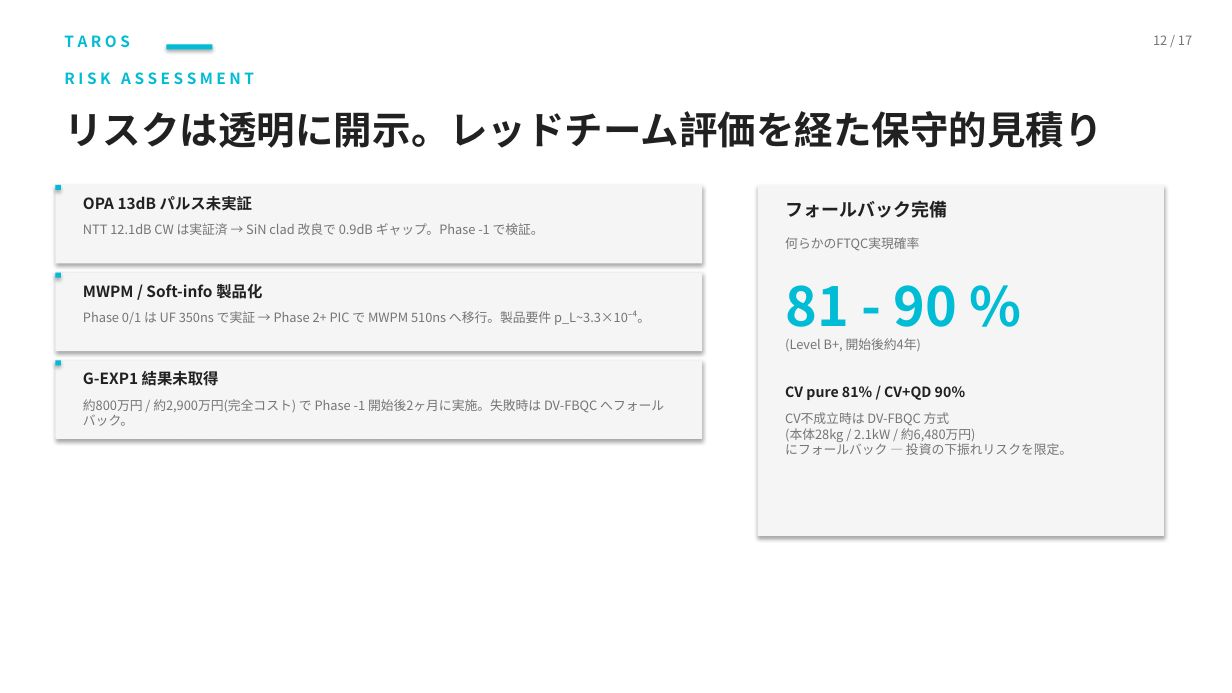
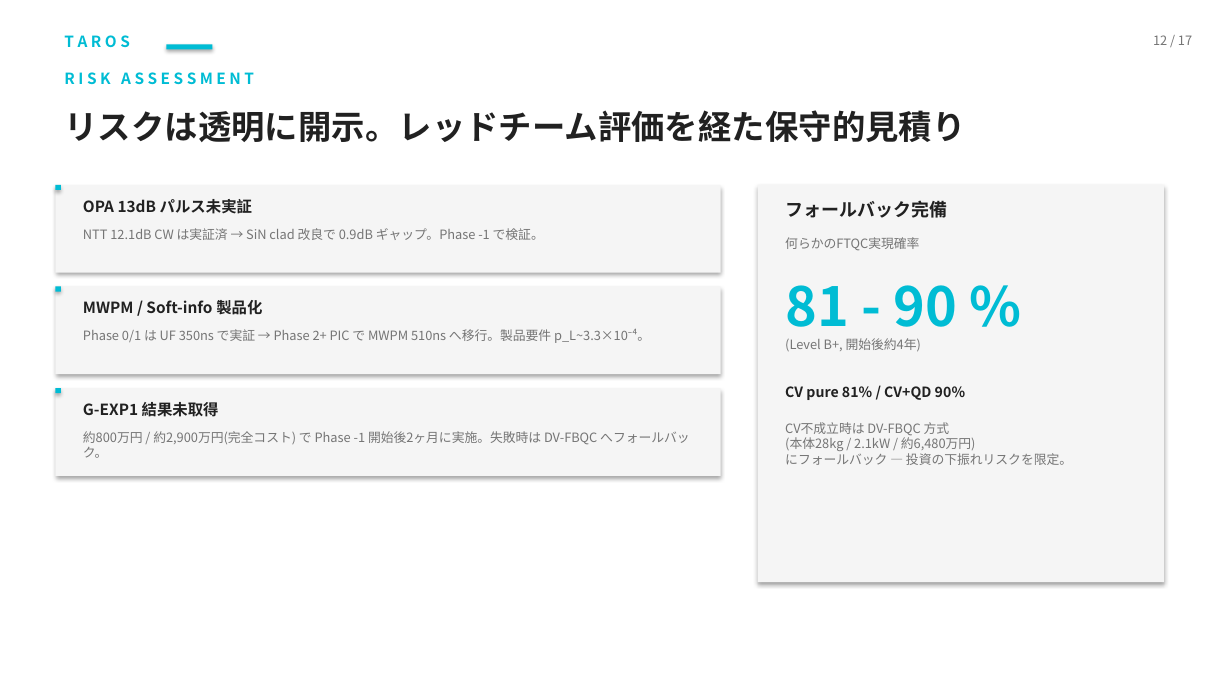
Before and after one commit to TomohiroTani28/Taros, a slide deck: slide 12 of assets/TAROS_Investor_Pitch_Revised.pptx. Drawn at 1232x693 pixels with LibreOffice and Linux fonts; fonts in the diff are those of the drawing. Boxes give left, top, right and bottom in pixels: in the first picture for what was removed or moved away, otherwise in the second. Text is boxed around its words. In the diff, an @@ line names an element or a change of style, - is before the commit and + after.

```diff
--- a/assets/TAROS_Investor_Pitch_Revised.pptx
+++ b/assets/TAROS_Investor_Pitch_Revised.pptx
@@ text "リスクは透明に開示。レッドチーム評価を経た保守的見積り" at box(64, 110, 965, 142): size 30 to 26 pt @@
@@ rectangle: place and size @@
-rectangle at box(55, 185, 702, 263)
+rectangle at box(55, 185, 721, 273)
@@ rectangle: place and size @@
-rectangle at box(758, 185, 1165, 536)
+rectangle at box(758, 185, 1165, 582)
@@ text "NTT 12.1dB CW は実証済 → ...": place and size @@
-text "NTT 12.1dB CW は実証済 → ..." at box(83, 223, 544, 235)
+text "NTT 12.1dB CW は実証済 → ..." at box(83, 228, 544, 240)
@@ rectangle: place and size @@
-rectangle at box(55, 273, 61, 278)
+rectangle at box(55, 287, 61, 292)
@@ rectangle: place and size @@
-rectangle at box(55, 273, 702, 351)
+rectangle at box(55, 287, 721, 374)
@@ text "MWPM / Soft-info 製品化": place and size @@
-text "MWPM / Soft-info 製品化" at box(83, 284, 262, 299)
+text "MWPM / Soft-info 製品化" at box(83, 300, 262, 315)
@@ text "Phase 0/1 は UF 350ns ...": place and size @@
-text "Phase 0/1 は UF 350ns ..." at box(83, 311, 650, 325)
+text "Phase 0/1 は UF 350ns ..." at box(83, 329, 650, 343)
@@ rectangle: place and size @@
-rectangle at box(55, 360, 61, 366)
+rectangle at box(55, 388, 61, 394)
@@ rectangle: place and size @@
-rectangle at box(55, 360, 702, 439)
+rectangle at box(55, 388, 721, 476)
@@ text "G-EXP1 結果未取得": place and size @@
-text "G-EXP1 結果未取得" at box(83, 371, 219, 386)
+text "G-EXP1 結果未取得" at box(83, 402, 219, 417)
@@ text "CV不成立時は DV-FBQC 方式 (本体28kg / ...": place and size @@
-text "CV不成立時は DV-FBQC 方式 (本体28kg / ..." at box(785, 412, 1072, 455)
+text "CV不成立時は DV-FBQC 方式 (本体28kg / ..." at box(785, 422, 1072, 465)
@@ text "約800万円 / 約2,900万円(完全コスト) で Phase ..." rewrapped from box(83, 399, 664, 426) to box(83, 431, 690, 458) @@
```
Also in this commit, not shown: 16 other slides changed, 2 other files.
